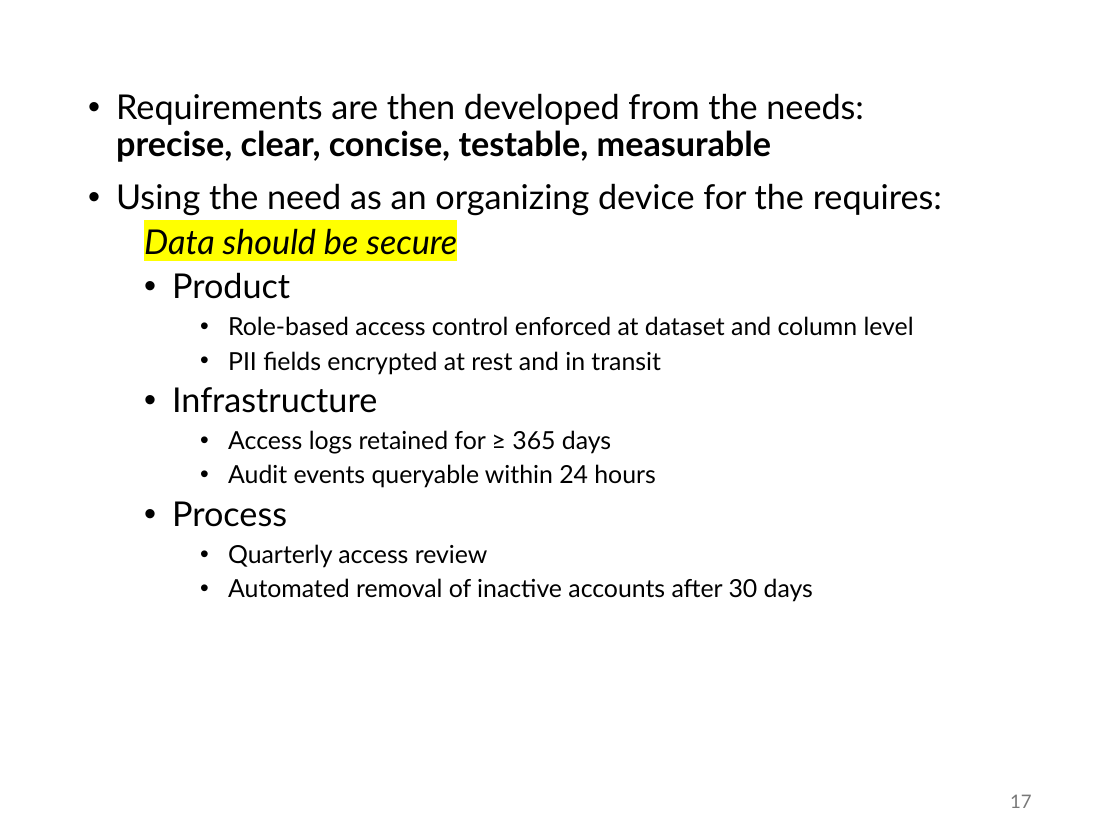
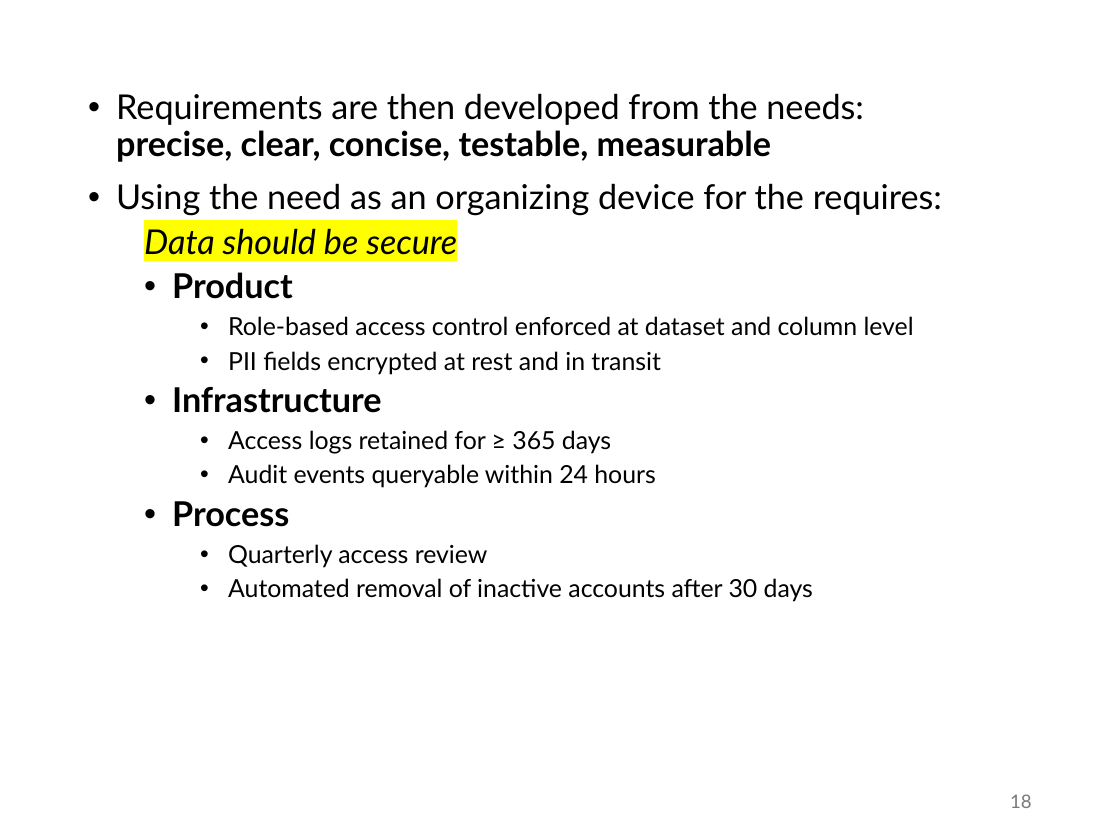
Before and after one commit to abuabara/abuabara.github.io, a slide deck: slide 18 of DAEN460S26/week6.pptx (slide 17 before the commit). Drawn at 1120x840 pixels with LibreOffice and Linux fonts; fonts in the diff are those of the drawing. Boxes give left, top, right and bottom in pixels: in the first picture for what was removed or moved away, otherwise in the second. Text is boxed around its words. In the diff, an @@ line names an element or a change of style, - is before the commit and + after.

```diff
--- a/DAEN460S26/week6.pptx
+++ b/DAEN460S26/week6.pptx
@@ text at (172, 272, 382, 527): bold on in "Product", "Infrastructure", "Process" @@
@@ page number at (1010, 794, 1032, 808): text changed @@
-17
+18
```
Also in this commit, not shown: 7 other slides changed, 2 slides added, 1 slide removed, 1 other file.
